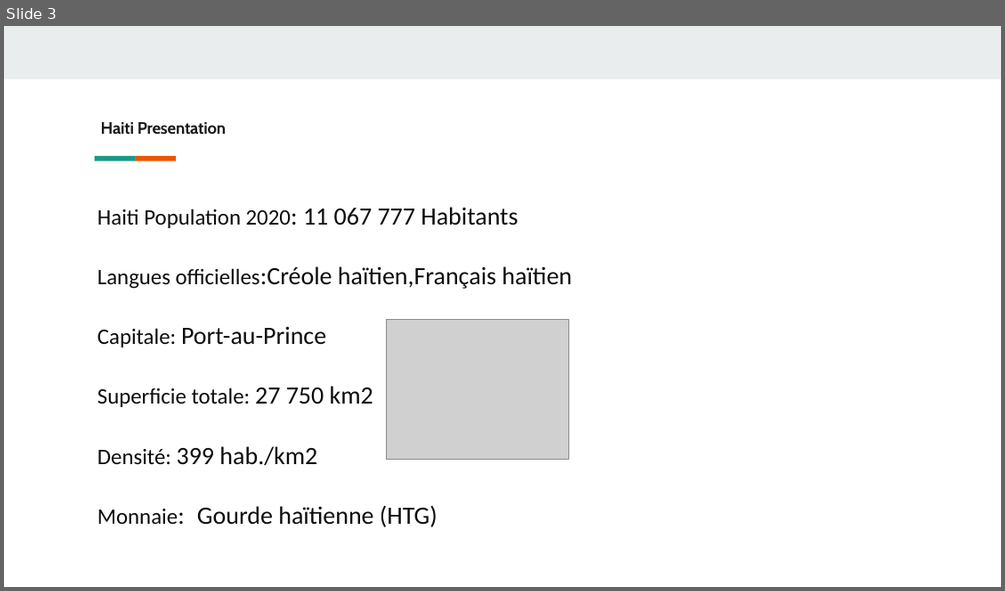
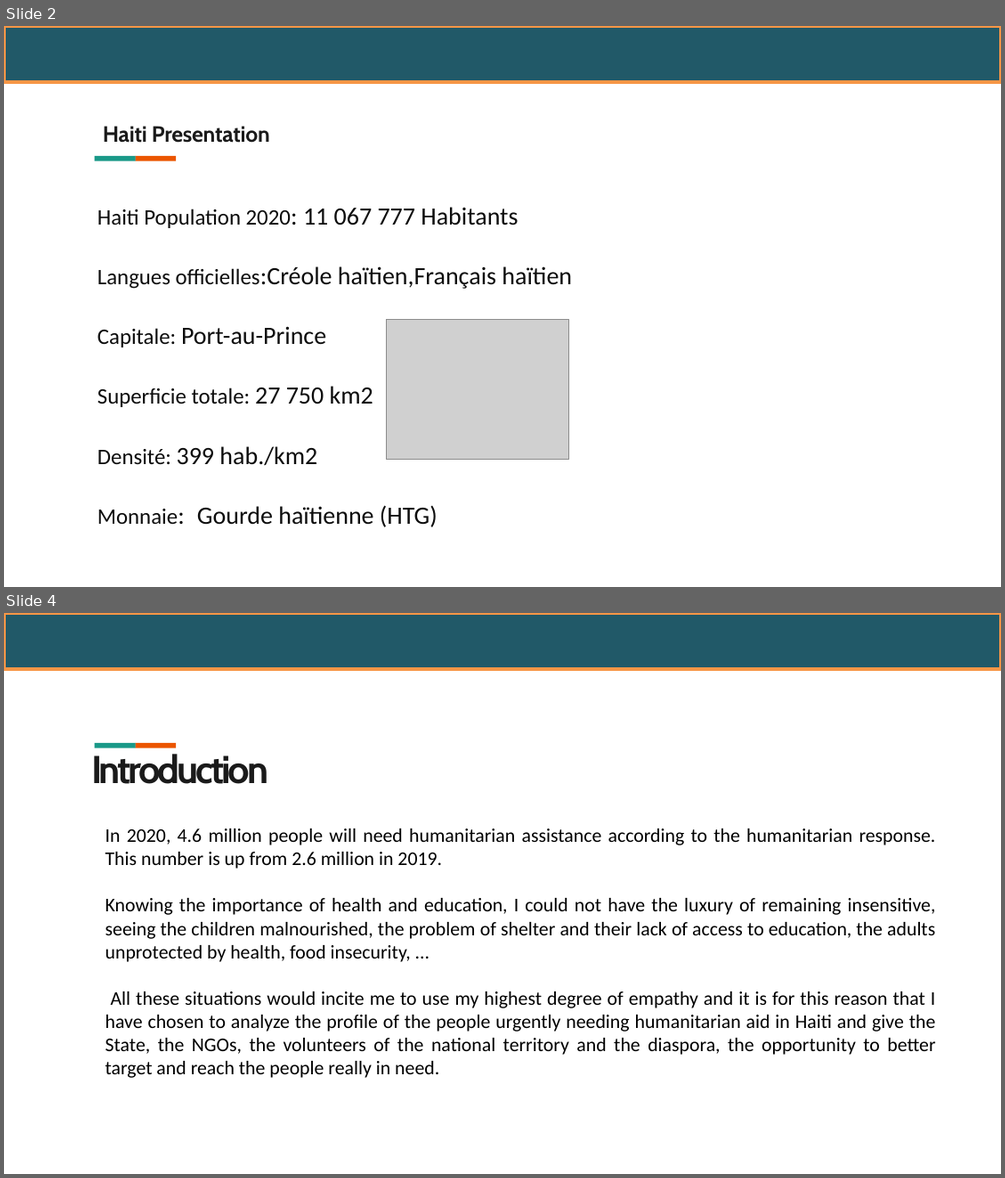
Before and after one commit to Thermoris1212/Ayiti-Analytics-Capstone-project, a slide deck: présentationCapstone.pptx. Shown one above the other, each under a label of ours: slide 3 before the commit, slides 2 and 4 after it; the slides between them are not shown. The pictures are 1005x591 and 1005x1178 pixels, drawn with LibreOffice and Linux fonts; fonts in the diff are those of the drawing; grey boxes stand for pictures; background and template pictures are left out. Boxes give left, top, right and bottom in pixels: in the first picture for what was removed or moved away, otherwise in the second. Text is boxed around its words. In the diff, an @@ line names an element or a change of style, - is before the commit and + after.

```diff
--- a/présentationCapstone.pptx
+++ b/présentationCapstone.pptx
@@ slide 4 added at [4,613,1001,1174], background #FFFFFF; not listed: 3 template elements that a slide beside it also shows @@
@@ rectangle added at [4,613,1001,669], fill #215968, outline #F79646 2 pt @@
@@ rectangle added at [560,685,718,803], fill #FFFFFF @@
@@ text added at [91,754,268,784], 28 pt, text #1A1A1A, bold @@
+Introduction
@@ text added at [105,828,936,1078], 14 pt, text #000000 @@
+In 2020, 4.6 million people will need humanitarian assistance according to the humanitarian response. This number is up from 2.6 million in 2019.
+Knowing the importance of health and education, I could not have the luxury of remaining insensitive, seeing the children malnourished, the problem of shelter and their lack of access to education, the adults unprotected by health, food insecurity, ...
+All these situations would incite me to use my highest degree of empathy and it is for this reason that I have chosen to analyze the profile of the people urgently needing humanitarian aid in Haiti and give the State, the NGOs, the volunteers of the national territory and the diaspora, the opportunity to better target and reach the people really in need.
@@ what was slide 3 is now slide 2 @@
@@ slide 2 changed as well @@
@@ rectangle added at [4,26,1001,82], fill #215968, outline #F79646 2 pt @@
@@ title "Haiti Presentation" at [103,126,270,143]: size 12 to 16 pt @@
```
Also in this commit, not shown: 2 other slides changed, 8 other slides added, 3 slides removed.
